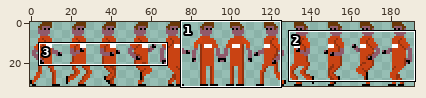
A sprite sheet gets an edit: assets/sprites/runAnimation/runWallclimbing.png. Above, an overview of the earlier version with the close-up marked.
Close-up. Before:
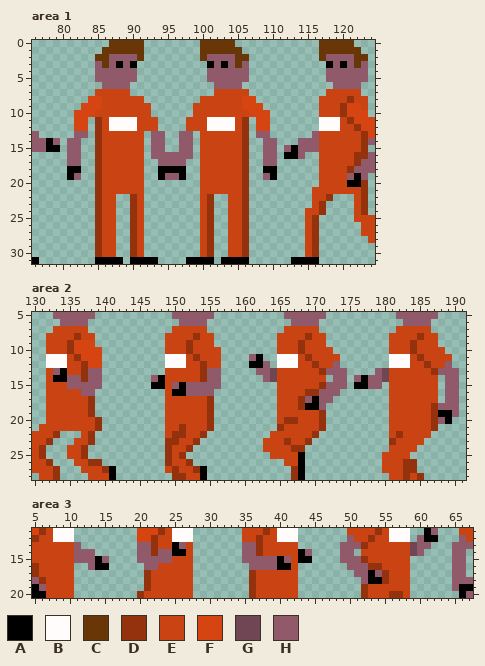
The file is 192x32 pixels. Shown: area 1: x 76..124, y 0..31; area 2: x 130..191, y 5..28; area 3: x 5..67, y 11..20.
Palette (. is transparent): A #000000  B #fffcfb  C #693707  D #94320e  E #c94313  F #d64511  G #704654  H #905a6b
Pixels before, area 1, first column x 76:
 0 ...........CCCCC........CCCCC............CCCCC...
 1 ..........CCCCCC........CCCCCC...........CCCCCC..
 2 .........CCHHHHC........CHHHHCC..........CHHHHCC.
 3 .........HCHAHA..........AHAHCH...........AHAHCH.
 4 .........HHHHHH..........HHHHHH...........HHHHHH.
 5 .........HHHHHH..........HHHHHH...........HHHHHH.
 6 ..........HHHH............HHHH.............HHHH..
 7 .........EEEEE............EEEEE...........EEEEE..
 8 ........FFEEEEEE........EEEEEEFF.........EEEEDEE.
 9 .......FFFEEEEEEE......EEEEEEEFFF........EEEDFFE.
10 ......FFFEEEEEEEE......EEEEEEEEFFF.......EEEDFFF.
11 ......FF.DEBBBBEEE....EEEBBBBED.FF.......BBBEDFFF
12 ......FF.DEBBBBEEE....EEEBBBBED.FF.......BBBEEDFF
13 H.....HH.DEEEEEE.HH..HH.EEEEEED.HH......HEEEEEEDF
14 HHAH.HH..DEEEEEE.HH..HH.EEEEEED..HH...HHHEEEEEEDH
15 HHAA.HH..DEEEEEE.HH..HH.EEEEEED..HH.HAHHHEEEEEED.
16 .....HH..DEEEEEE.HHHHHH.EEEEEED..HH.AAH..EEEEEDDH
17 .....HH..DEEEEEE..HHHH..EEEEEED..HH......EEEEEDHH
18 .....AA..DEEEEEE..AAAA..EEEEEED..AA......EEEEDHHH
19 .....AH..DEEEEEE..AHHA..EEEEEED..HA......EEEEHAH.
20 .........DEEEEEE........EEEEEED..........EEEEAAD.
21 .........DEEEEEE........EEEEEED.........EEEEEEED.
22 .........DEE..DE........ED..EED.........EED...ED.
23 .........DEE..DE........ED..EED.........ED....ED.
24 .........DEE..DE........ED..EED........EED....ED.
25 .........DEE..DE........ED..EED........ED.....EEE
26 .........DEE..DE........ED..EED........ED......EE
27 .........DEE..DE........ED..EED........ED......EE
28 .........DEE..DE........ED..EED........ED.......E
29 .........DEE..DE........ED..EED........ED........
30 .........DEE..DE........ED..EED........ED........
31 A........AAAA.AAAA....AAAA.AAAA......AAAA........
Pixels before, area 2, first column x 130:
 5 ...HHHHHH...........HHHHHH..........HHHHHH..........HHHHHH...
 6 ....HHHH.............HHHH............HHHH............HHHH....
 7 ...EEEEE............EEEEE...........EEEEE...........EEEEE....
 8 ..EEEEDEE..........EEEEDEE.........EEEEDEE.........EEEEDEE...
 9 ..EEEDFFF..........EEEDEEE.........EEEDEEE.........EEEDEEE...
10 ..EEEDFFFF.........EEEDEEEE........EEEDEEEE........EEEDEEEE..
11 ..BBBEDFFF.........BBBEDEEE....HA..BBBEDEEEE.......BBBEDEEEE.
12 ..BBBEEDFF.........BBBEEDEE....AAH.BBBEEDEEH.......BBBEEDEEH.
13 ..EHAEEDHH.........EEEEEDHH.....HHGEEEEEEDHHH....HGEEEEEEDHHH
14 ..EAAHHDHH.......HAEEEEEDHH......HGEEEEEEE.HH.HAHHGEEEEEEE.HH
15 ..EEEHHHHH.......AAEHAHHHHH........EEEEEEDHHH.AAHH.EEEEEEE.HH
16 ..EEEEEHH..........EAAHHHH.........EEEEDDHHH.......EEEEEEE.HH
17 ..EEEEEED..........EEEEEED.........EEEDHAHH........EEEEEEE.HH
18 ..EEEEEED..........EEEEEED.........EEEDAAH.........EEEEEEDHHH
19 ..EEEEEED..........EEEEEED.........EEEEEED.........EEEEEEDAAH
20 ..EEEEEEED.........EEEEEED.........EDDEEED.........EEEEEEDHA.
21 .EEEEEEEED.........EEDEEED.........DEEEEED.........EEEEEED...
22 EEED...ED..........EDDEED.........EEEEEED..........EDEEEE....
23 EED...EED..........DDEED.........EEEDEED...........DEEEE.....
24 ED...EED...........DEED..........EEEEDD............EEEE......
25 ED...EED...........DED............EEEEA...........EEEE.......
26 EED...EEDD.........DEED.............EEA...........EEEDD......
27 EEED...EEEDA.......EDEEDA............DA...........EEEDD......
28 .EED....EEEA........DDEEA............DA............EEDED.....
Pixels before, area 3, first column x 5:
11 FDEBBB.........FFFDEBBB.......EEEDEBBB.......EEEEDEBBB..AH...EE
12 DEEBBB.........FFDEEBBB.......EEDEEBBB.......HEEDEEBBB.HAA...HE
13 EEEEEEH........HHDEEAHE.......HHDEEEEE......HHHDEEEEEEGHH...HHH
14 EEEEEEHHH......HHDHHAAE.......HHDEEEEEAH....HH.EEEEEEEGH....HH.
15 EEEEEEHHHAH....HHHHHEEE.......HHHHHAHEAA....HHHDEEEEEE......HH.
16 DEEEEE..HAA.....HHEEEEE........HHHHAAE.......HHHDDEEEE......HH.
17 DEEEEE..........DEEEEEE........DEEEEEE........HHAHDEEE......HH.
18 HDEEEE..........DEEEEEE........DEEEEEE.........HAADEEE......HHH
19 AHEEEE..........DEEEEEE........DEEEEEE.........DEEEEEE......HAA
20 AAEEEE.........DEEEEEEE........DEEEEEE.........DEEEDDE.......AH
The same view after the edit:
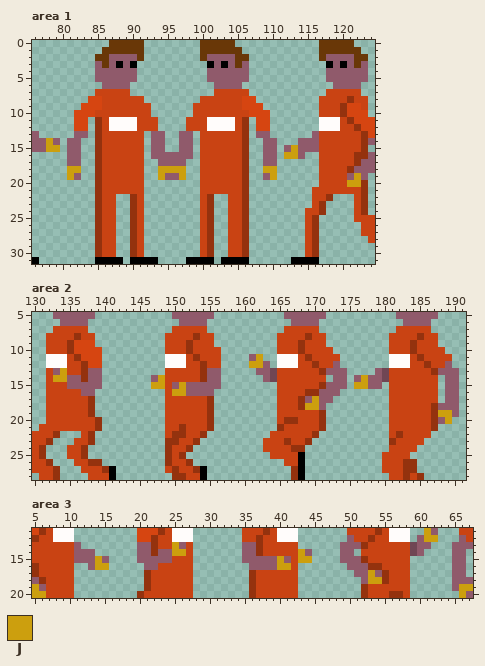
Colours new in this view: J #cc9f0e
The edit:
{"where": "area 1"}
{"y":14,"x":78,"old":"A","new":"J"}
{"y":15,"x":78,"old":"AA","new":"JJ"}
{"y":15,"x":113,"old":"A","new":"J"}
{"y":16,"x":112,"old":"AA","new":"JJ"}
{"y":18,"x":81,"old":"AA","new":"JJ"}
{"y":18,"x":94,"old":"AAAA","new":"JJJJ"}
{"y":18,"x":109,"old":"AA","new":"JJ"}
{"y":19,"x":81,"old":"A","new":"J"}
{"y":19,"x":94,"old":"A","new":"J"}
{"y":19,"x":97,"old":"A","new":"J"}
{"y":19,"x":110,"old":"A","new":"J"}
{"y":19,"x":122,"old":"A","new":"J"}
{"y":20,"x":121,"old":"AA","new":"JJ"}
{"where": "area 2"}
{"y":11,"x":162,"old":"A","new":"J"}
{"y":12,"x":161,"old":"AA","new":"JJ"}
{"y":13,"x":134,"old":"A","new":"J"}
{"y":14,"x":133,"old":"AA","new":"JJ"}
{"y":14,"x":148,"old":"A","new":"J"}
{"y":14,"x":177,"old":"A","new":"J"}
{"y":15,"x":147,"old":"AA","new":"JJ"}
{"y":15,"x":151,"old":"A","new":"J"}
{"y":15,"x":176,"old":"AA","new":"JJ"}
{"y":16,"x":150,"old":"AA","new":"JJ"}
{"y":17,"x":170,"old":"A","new":"J"}
{"y":18,"x":169,"old":"AA","new":"JJ"}
{"y":19,"x":188,"old":"AA","new":"JJ"}
{"y":20,"x":189,"old":"A","new":"J"}
{"where": "area 3"}
{"y":11,"x":61,"old":"A","new":"J"}
{"y":12,"x":61,"old":"AA","new":"JJ"}
{"y":13,"x":25,"old":"A","new":"J"}
{"y":14,"x":25,"old":"AA","new":"JJ"}
{"y":14,"x":43,"old":"A","new":"J"}
{"y":15,"x":14,"old":"A","new":"J"}
{"y":15,"x":40,"old":"A","new":"J"}
{"y":15,"x":43,"old":"AA","new":"JJ"}
{"y":16,"x":14,"old":"AA","new":"JJ"}
{"y":16,"x":40,"old":"AA","new":"JJ"}
{"y":17,"x":53,"old":"A","new":"J"}
{"y":18,"x":53,"old":"AA","new":"JJ"}
{"y":19,"x":5,"old":"A","new":"J"}
{"y":19,"x":66,"old":"AA","new":"JJ"}
{"y":20,"x":5,"old":"AA","new":"JJ"}
{"y":20,"x":66,"old":"A","new":"J"}
